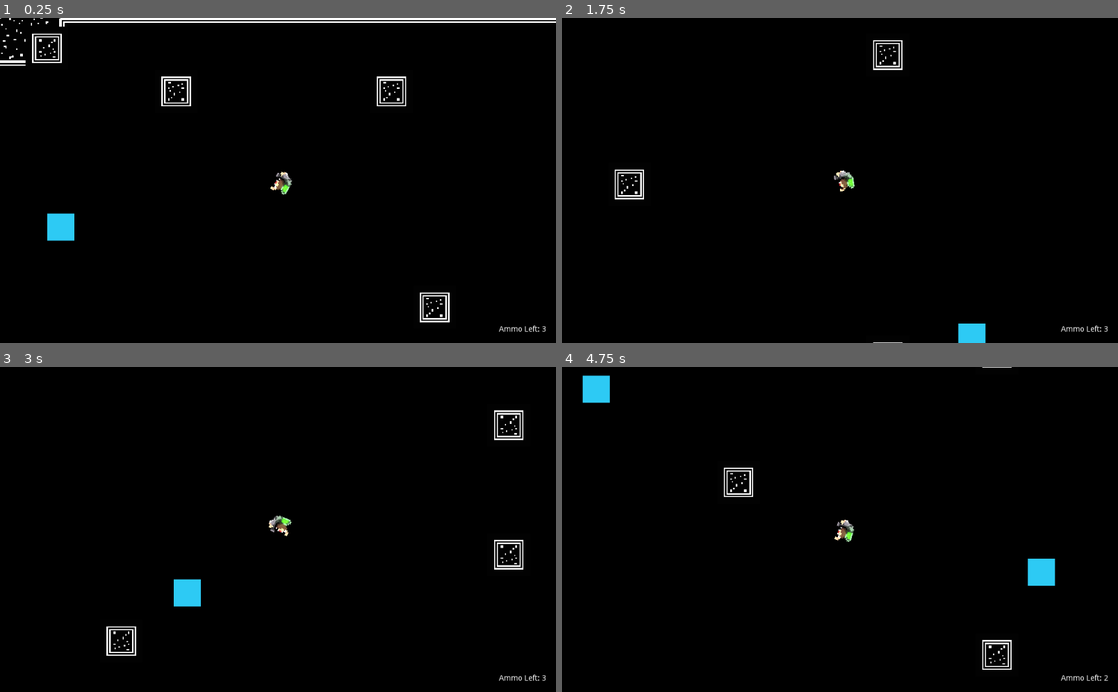
Above: before the commit, frames 1-4 (two rows, left to right).
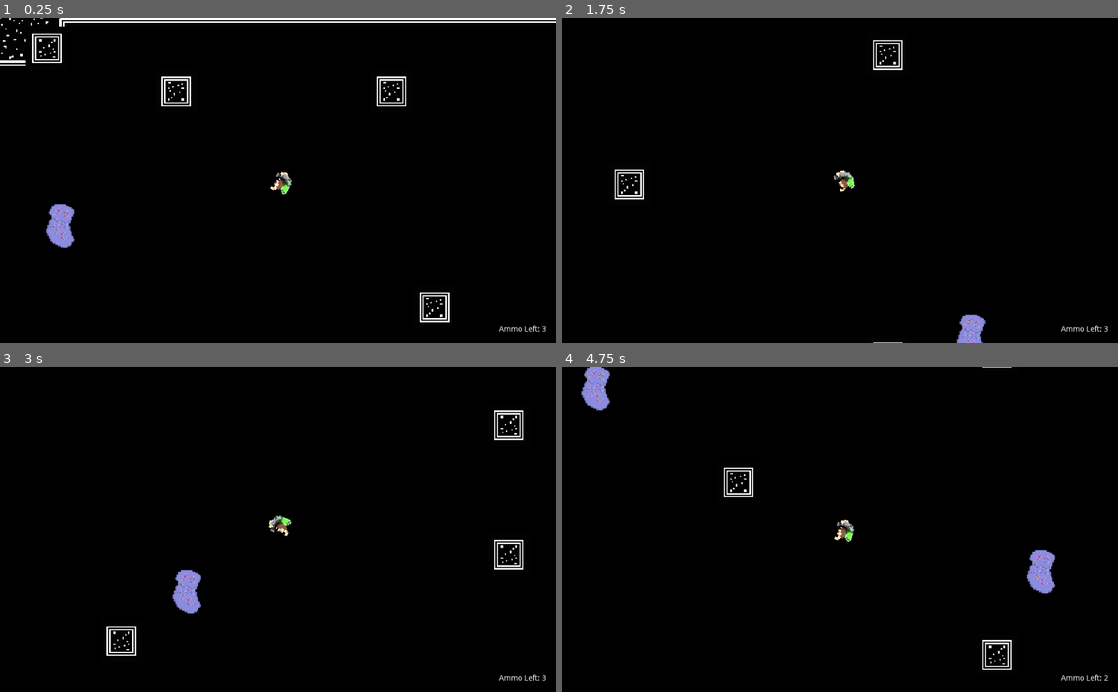
Above: after the commit, the same moments.

Repository: godofecht/Decomposition-Godofecht
Game: Godot game, scene res://World/World.tscn
Two runs of this game, one before a commit and one after it. Both use one fixed random seed, a clock stepped at 60 frames per second and the inputs below.
Inputs (mouse positions are in pixels of both pictures, inside the frame that each line leads up to):
- Up to frame 1 (0.25 s): no input
- Up to frame 2 (1.75 s): move the mouse to (962, 164) at 0.52 s; hold Right 0.53-1.28 s; hold S (KEY_DOWN) 0.53-1.28 s; move the mouse to (728, 196) at 1.27 s; hold Down from 1.28 s (still down); tap A (KEY_LEFT) at 1.35 s
- Up to frame 3 (3 s): move the mouse to (333, 458) at 2.02 s; release Down at 2.03 s; hold Right 2.03-2.78 s; hold D (KEY_RIGHT) 2.03-2.78 s; move the mouse to (250, 594) at 2.77 s; hold Up from 2.78 s (still down); tap W (KEY_UP) at 2.85 s
- Up to frame 4 (4.75 s): move the mouse to (1006, 578) at 3.52 s; release Up at 3.53 s; hold Left from 3.53 s (still down); click (1006, 578) at 3.6 s; move the mouse to (673, 480) at 4.27 s; right-click (673, 480) at 4.35 s

The runs differ from the first frame. In frame 1, 0.6% of the frame differs, in the area x 8-14%, y 57-71%; in frame 2, 0.4%; in frame 3, 0.6%; in frame 4, 1.2%, in the area x 3-89%, y 0-70%.

Commit message:
added bacteria sprite

Diff:
--- a/Bacteria/Bacteria.tscn
+++ b/Bacteria/Bacteria.tscn
@@ -1,22 +1,17 @@
-[gd_scene load_steps=10 format=2]
+[gd_scene load_steps=9 format=2]
 
 [ext_resource path="res://Bacteria/Bacteria.gd" type="Script" id=1]
 [ext_resource path="res://Bacteria/SFX/Enemy - Vocal 1.ogg" type="AudioStream" id=2]
 [ext_resource path="res://Bacteria/SFX/Enemy - Bullet Hit.ogg" type="AudioStream" id=3]
 [ext_resource path="res://Bacteria/SFX/Enemy - Break Apart.ogg" type="AudioStream" id=4]
-
-[sub_resource type="Gradient" id=1]
-colors = PoolColorArray( 0.176471, 0.792157, 0.956863, 1, 0.176471, 0.792157, 0.956863, 1 )
-
-[sub_resource type="GradientTexture" id=2]
-gradient = SubResource( 1 )
-width = 1
+[ext_resource path="res://Bacteria/bacteria.png" type="Texture" id=5]
 
 [sub_resource type="RectangleShape2D" id=3]
 extents = Vector2( 0.50613, 0.485907 )
 
-[sub_resource type="RectangleShape2D" id=4]
-extents = Vector2( 0.0249574, 0.0246931 )
+[sub_resource type="CapsuleShape2D" id=6]
+radius = 0.019449
+height = 0.0431613
 
 [sub_resource type="Animation" id=5]
 resource_name = "Death"
@@ -42,9 +37,9 @@
 script = ExtResource( 1 )
 
 [node name="Sprite" type="Sprite" parent="."]
-position = Vector2( 0.0331711, -0.0331711 )
-scale = Vector2( 20, 20 )
-texture = SubResource( 2 )
+position = Vector2( 1.03317, 0.966829 )
+texture = ExtResource( 5 )
+hframes = 2
 
 [node name="Collision" type="CollisionShape2D" parent="."]
 position = Vector2( 0.0649073, -0.34737 )
@@ -57,9 +52,9 @@
 collision_mask = 8
 
 [node name="Collision" type="CollisionShape2D" parent="ImpactArea"]
-position = Vector2( 0.00412172, -0.00330827 )
+position = Vector2( 0.00935548, -0.00854203 )
 scale = Vector2( 20, 20 )
-shape = SubResource( 4 )
+shape = SubResource( 6 )
 
 [node name="Hit" type="AudioStreamPlayer" parent="."]
 stream = ExtResource( 3 )
Binary file added: Bacteria/bacteria.png
Not shown, added: Bacteria/bacteria.png.import
